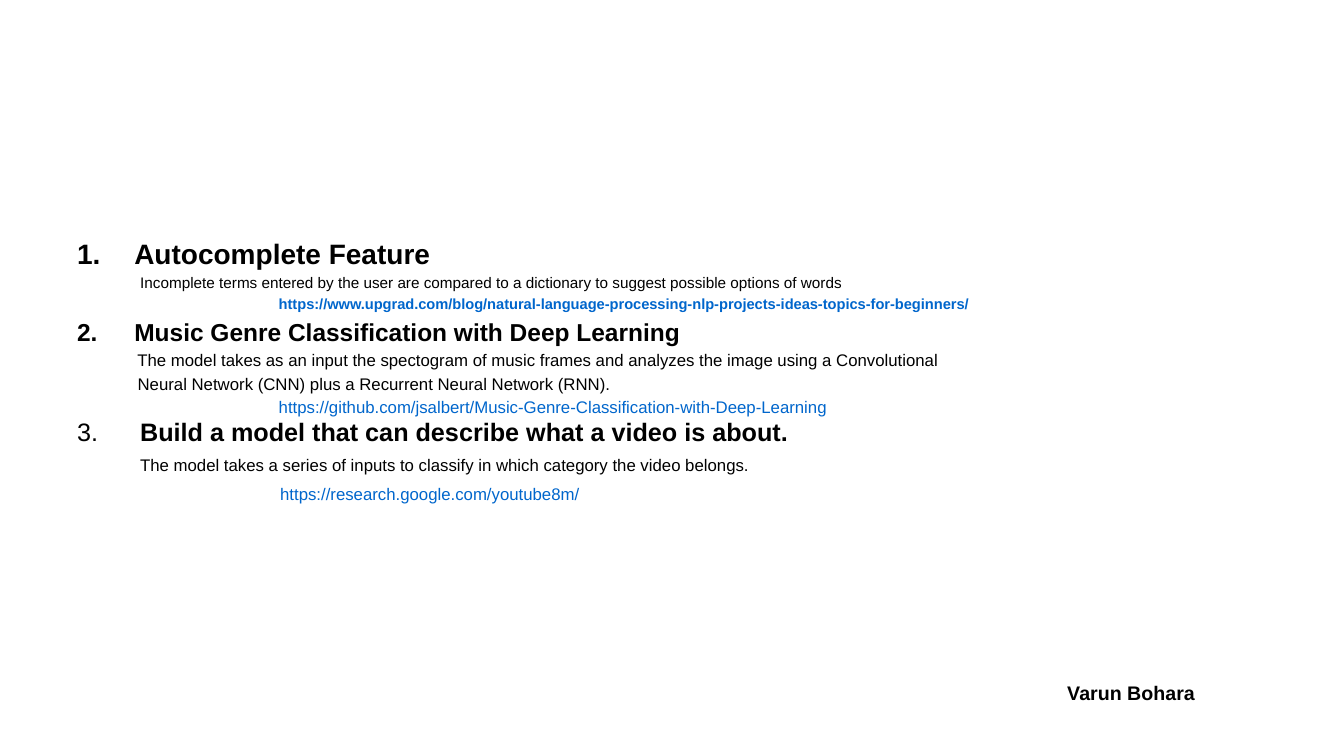
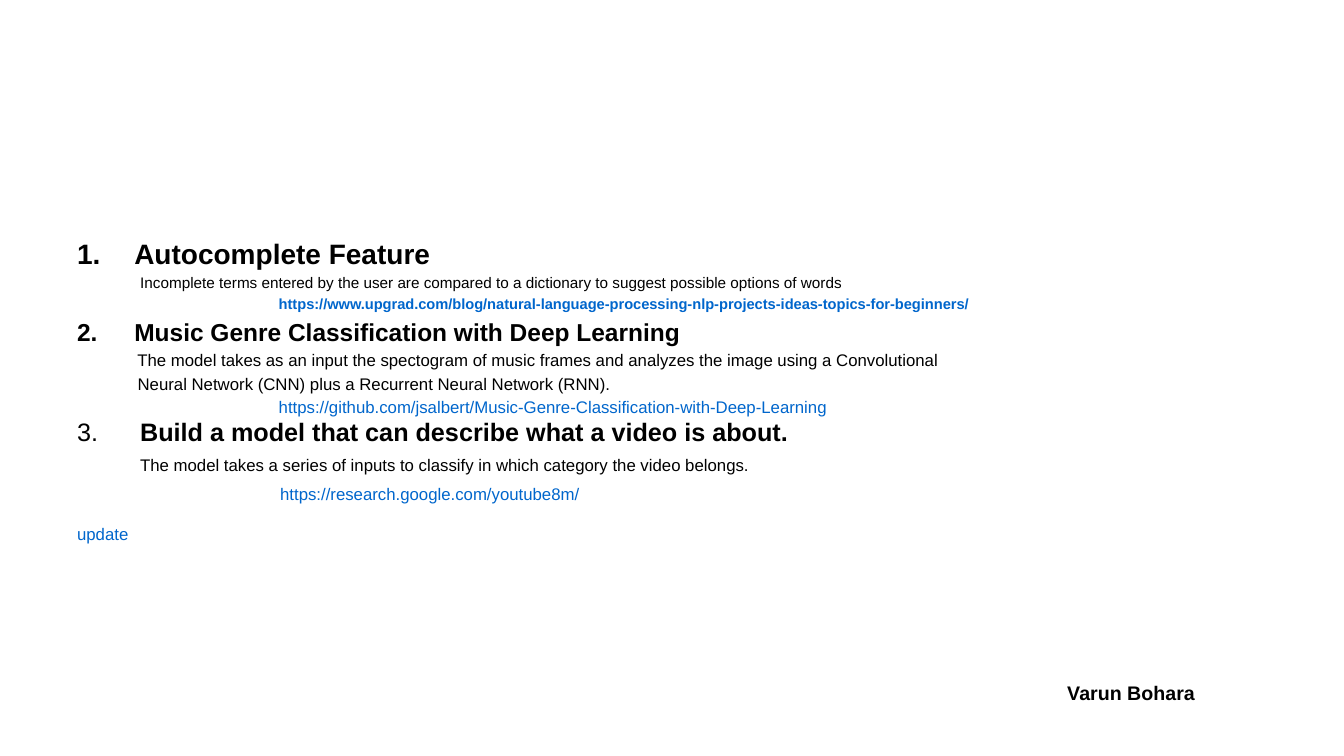
Before and after one commit to VarunBohara/Mini-Project-Documents, a slide deck: slide 2 of IDEAS FOR PROBLEM STATEMENT.2.pptx. Drawn at 1344x756 pixels with LibreOffice and Linux fonts; fonts in the diff are those of the drawing; background and template pictures are left out. Boxes give left, top, right and bottom in pixels: in the first picture for what was removed or moved away, otherwise in the second. Text is boxed around its words. In the diff, an @@ line names an element or a change of style, - is before the commit and + after.

```diff
--- a/IDEAS FOR PROBLEM STATEMENT.2.pptx
+++ b/IDEAS FOR PROBLEM STATEMENT.2.pptx
@@ text at [77,528,128,544]: paragraph added @@
+update
```
